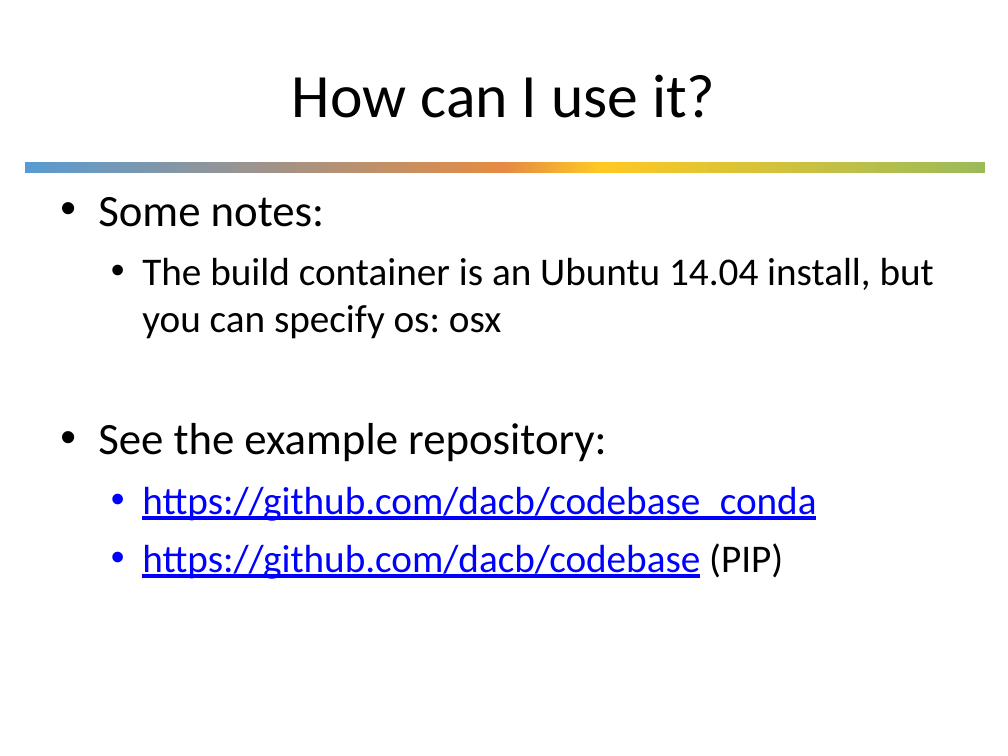
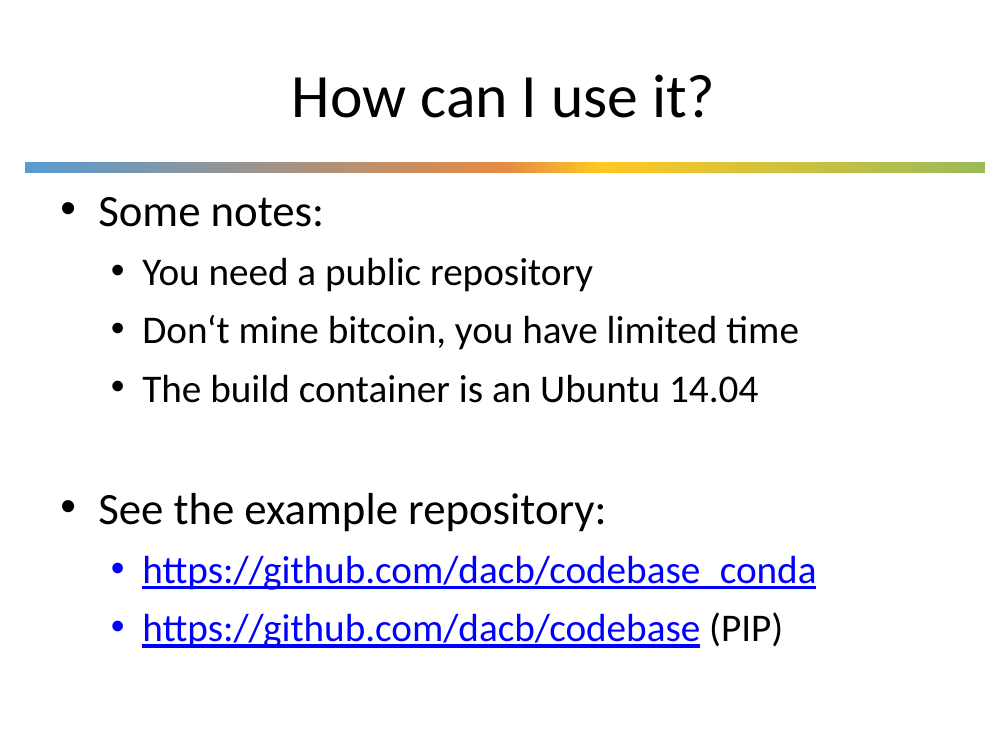
Before and after one commit to UWDIRECT/UWDIRECT.github.io, a slide deck: slide 14 of Wi21_content/SEDS/L13.Continuous_Integration.pptx. Drawn at 1008x756 pixels with LibreOffice and Linux fonts; fonts in the diff are those of the drawing; background and template pictures are left out. Boxes give left, top, right and bottom in pixels: in the first picture for what was removed or moved away, otherwise in the second. Text is boxed around its words. In the diff, an @@ line names an element or a change of style, - is before the commit and + after.

```diff
--- a/Wi21_content/SEDS/L13.Continuous_Integration.pptx
+++ b/Wi21_content/SEDS/L13.Continuous_Integration.pptx
@@ text at bbox=[142, 257, 799, 403]: text changed @@
-  • The build container is an Ubuntu 14.04 install, but you can specify os: osx
+  • You need a public repository
+  • Don‘t mine bitcoin, you have limited time
+  • The build container is an Ubuntu 14.04
```
